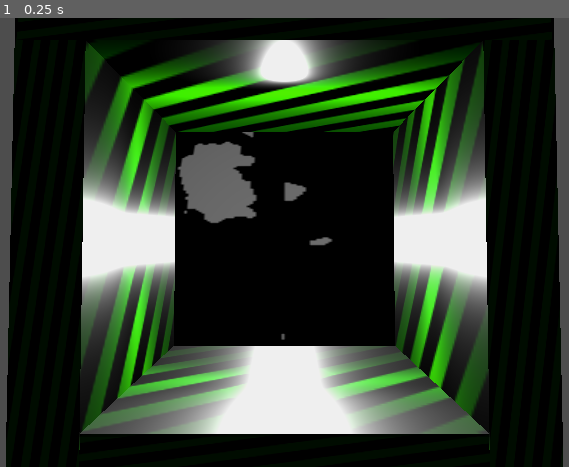
Above: before the commit, frame 1.
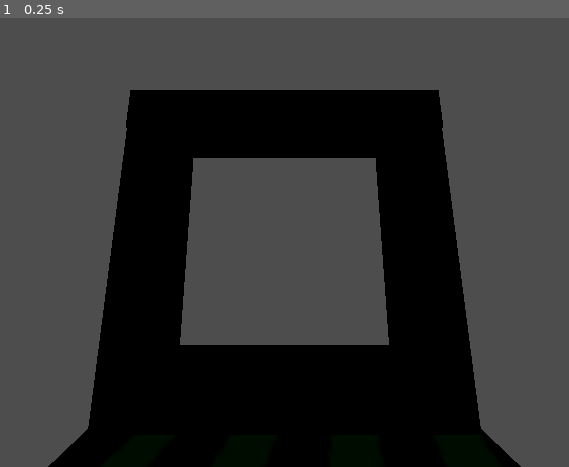
Above: after the commit, the same moment.

Repository: nekochiiUwU/gnaktap
Game: Godot game, scene res://Weapon.tscn
Same seed, same stepped clock (60 frames per second), same inputs: the game is played once before the commit and once after it. This scene is started directly instead of the project's main scene.
Inputs:
- Up to frame 1 (0.25 s): no input

The runs differ from the first frame. In frame 1, 81% of the frame differs, in the area x 1-99%, y 0-100%.

Commit message:
TempWeapon clean

Diff:
--- a/Weapon.tscn
+++ b/Weapon.tscn
@@ -38,36 +38,34 @@
 
 [sub_resource type="PrismMesh" id="PrismMesh_bwlij"]
 material = SubResource("StandardMaterial3D_554bt")
-size = Vector3(0.2, 0.3, 0.1)
-
-[sub_resource type="FastNoiseLite" id="FastNoiseLite_t2u6y"]
-
-[sub_resource type="NoiseTexture2D" id="NoiseTexture2D_cmmjc"]
-noise = SubResource("FastNoiseLite_t2u6y")
-
-[sub_resource type="StandardMaterial3D" id="StandardMaterial3D_yoee0"]
-albedo_color = Color(1, 1, 1, 0.0627451)
-metallic = 0.52
-roughness = 0.42
-refraction_enabled = true
-refraction_scale = -0.13
-refraction_texture = SubResource("NoiseTexture2D_cmmjc")
-
-[sub_resource type="BoxMesh" id="BoxMesh_krk3m"]
-material = SubResource("StandardMaterial3D_yoee0")
-size = Vector3(0.065, 0.055, 0.3)
-
-[sub_resource type="BoxMesh" id="BoxMesh_7geov"]
-material = SubResource("StandardMaterial3D_554bt")
-size = Vector3(0.01, 0.074, 0.3)
-
-[sub_resource type="BoxMesh" id="BoxMesh_hy7ix"]
-material = SubResource("StandardMaterial3D_554bt")
-size = Vector3(0.075, 0.01, 0.3)
+left_to_right = 1.0
+size = Vector3(0.2, 0.4, 0.099)
 
 [sub_resource type="BoxMesh" id="BoxMesh_ptinh"]
 material = SubResource("StandardMaterial3D_554bt")
 size = Vector3(0.025, 0.013, 0.25)
+
+[sub_resource type="ViewportTexture" id="ViewportTexture_v0tt1"]
+viewport_path = NodePath("SubViewport")
+
+[sub_resource type="StandardMaterial3D" id="StandardMaterial3D_gubfn"]
+albedo_color = Color(0, 0, 0, 1)
+metallic = 0.2
+metallic_specular = 0.0
+roughness = 0.75
+
+[sub_resource type="BoxMesh" id="BoxMesh_7geov"]
+material = SubResource("StandardMaterial3D_gubfn")
+size = Vector3(0.01, 0.074, 0.3)
+
+[sub_resource type="StandardMaterial3D" id="StandardMaterial3D_8dlgx"]
+albedo_color = Color(0, 0, 0, 1)
+metallic = 0.2
+roughness = 0.75
+
+[sub_resource type="BoxMesh" id="BoxMesh_hy7ix"]
+material = SubResource("StandardMaterial3D_8dlgx")
+size = Vector3(0.075, 0.01, 0.3)
 
 [sub_resource type="Gradient" id="Gradient_hphq8"]
 interpolation_mode = 1
@@ -116,54 +114,62 @@
 mesh = SubResource("BoxMesh_6gy3v")
 
 [node name="Crosse" type="MeshInstance3D" parent="."]
-transform = Transform3D(1, 0, 0, 0, 0, 1, 0, -1, -0.4, 0, -7.00504e-05, 0.15)
+transform = Transform3D(0, 0, -1, 1, 0, 0, -0.2, -1, 0, 0, -0.0479383, 0.15538)
 rotation_edit_mode = 2
 mesh = SubResource("PrismMesh_bwlij")
-
-[node name="OmniLight3D" type="OmniLight3D" parent="."]
-transform = Transform3D(1, 0, 0, 0, 0.980581, 0.196116, 0, -0.196116, 0.980581, -6.55651e-07, 0.0986679, -0.408552)
-
-[node name="OmniLight3D2" type="OmniLight3D" parent="."]
-transform = Transform3D(1, 0, 0, 0, 0.980581, 0.196116, 0, -0.196116, 0.980581, -6.55651e-07, 0.0986679, -0.0796364)
-
-[node name="Scope" type="MeshInstance3D" parent="."]
-transform = Transform3D(1, 0, 0, 0, 1, 0, 0, -0.2, 1, -6.55651e-07, 0.0986679, -0.1)
-rotation_edit_mode = 2
-mesh = SubResource("BoxMesh_krk3m")
-
-[node name="ScopeR" type="MeshInstance3D" parent="."]
-transform = Transform3D(1, 0, 0, 0, 1, 0, 0, -0.2, 1, 0.033, 0.099, -0.1)
-rotation_edit_mode = 2
-mesh = SubResource("BoxMesh_7geov")
-
-[node name="ScopeL" type="MeshInstance3D" parent="."]
-transform = Transform3D(1, 0, 0, 0, 1, 0, 0, -0.2, 1, -0.033, 0.099, -0.1)
-rotation_edit_mode = 2
-mesh = SubResource("BoxMesh_7geov")
-
-[node name="ScopeB" type="MeshInstance3D" parent="."]
-transform = Transform3D(1, 0, 0, 0, 1, 0, 0, -0.2, 1, -6.55651e-07, 0.0665207, -0.0940004)
-rotation_edit_mode = 2
-mesh = SubResource("BoxMesh_hy7ix")
-
-[node name="ScopeT" type="MeshInstance3D" parent="."]
-transform = Transform3D(1, 0, 0, 0, 1, 0, 0, -0.2, 1, -6.55651e-07, 0.131135, -0.105108)
-rotation_edit_mode = 2
-mesh = SubResource("BoxMesh_hy7ix")
 
 [node name="SupScope" type="MeshInstance3D" parent="."]
 transform = Transform3D(1, 0, 0, 0, 1, 0, 0, -0.2, 1, 0, 0.056, -0.0914599)
 rotation_edit_mode = 2
 mesh = SubResource("BoxMesh_ptinh")
 
+[node name="Scope" type="Sprite3D" parent="SupScope"]
+transform = Transform3D(1.1, 0, 0, 0, 1.1, 0, 0, 0, 1.1, -6.55651e-07, 0.0410088, 0.131914)
+rotation_edit_mode = 2
+pixel_size = 0.0001
+transparent = false
+double_sided = false
+texture = SubResource("ViewportTexture_v0tt1")
+
+[node name="ScopeR" type="MeshInstance3D" parent="SupScope"]
+transform = Transform3D(1, 0, 0, 0, 1, 0, 0, 0, 1, 0.033, 0.043, 5.98952e-05)
+rotation_edit_mode = 2
+mesh = SubResource("BoxMesh_7geov")
+skeleton = NodePath("../..")
+
+[node name="ScopeL" type="MeshInstance3D" parent="SupScope"]
+transform = Transform3D(1, 0, 0, 0, 1, 0, 0, 0, 1, -0.033, 0.043, 5.98952e-05)
+rotation_edit_mode = 2
+mesh = SubResource("BoxMesh_7geov")
+skeleton = NodePath("../..")
+
+[node name="ScopeB" type="MeshInstance3D" parent="SupScope"]
+transform = Transform3D(1, 0, 0, 0, 1, 0, 0, 0, 1, -6.55651e-07, 0.0105207, -0.000436366)
+rotation_edit_mode = 2
+mesh = SubResource("BoxMesh_hy7ix")
+skeleton = NodePath("../..")
+
+[node name="ScopeT" type="MeshInstance3D" parent="SupScope"]
+transform = Transform3D(1, 0, 0, 0, 1, 0, 0, 0, 1, -6.55651e-07, 0.075135, 0.0013789)
+rotation_edit_mode = 2
+mesh = SubResource("BoxMesh_hy7ix")
+skeleton = NodePath("../..")
+
 [node name="Camera3D" type="Camera3D" parent="."]
-transform = Transform3D(1, 0, 0, 0, 1, 0, 0, 0, 1, 0, 0.0976624, 0.40593)
-fov = 10.0
+transform = Transform3D(1, 0, 0, 0, 1, 0, 0, 0, 1, 0, 0.099, 0.109)
+current = true
+fov = 80.0
 
 [node name="MeshInstance3D" type="MeshInstance3D" parent="."]
-transform = Transform3D(1, 0, 0, 0, 1, 0, 0, -0.2, 1, -6.55651e-07, 0.0986679, -5.03875)
+transform = Transform3D(1, 0, 0, 0, 1, 0.196116, 0, -0.2, 0.980581, 0.0648897, -0.22519, -2)
 mesh = SubResource("SphereMesh_srcuk")
-skeleton = NodePath("../Scope")
+skeleton = NodePath("")
 
 [node name="WorldEnvironment" type="WorldEnvironment" parent="."]
 environment = SubResource("Environment_ccbto")
+
+[node name="SubViewport" type="SubViewport" parent="."]
+
+[node name="Camera3D2" type="Camera3D" parent="SubViewport"]
+transform = Transform3D(1, 0, 0, 0, 1, 0, 0, 0, 1, 0, 0, -0.6)
+fov = 20.0
Not shown: 1 places in Weapon.tscn that only renumber resources
